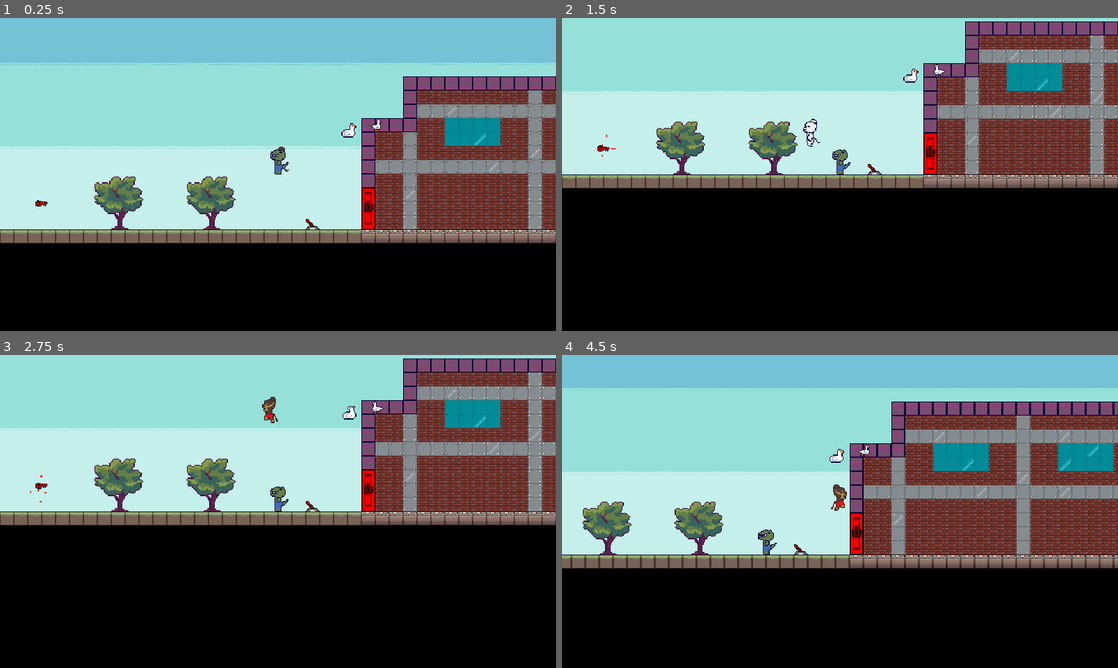
Above: before the commit, frames 1-4 (two rows, left to right).
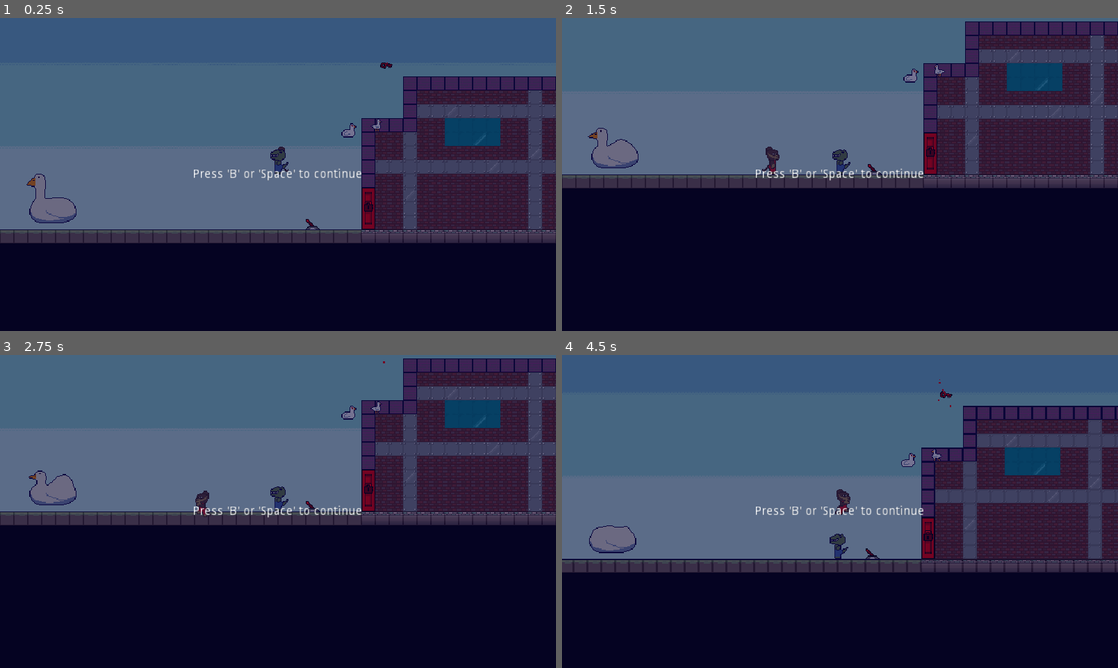
Above: after the commit, the same moments.

Repository: ColeWarden/trex_project
Game: Godot game, scene res://scenes/World.tscn
The game is run twice, just before and just after one commit, with the same random seed, the same clock (stepped at 60 frames per second) and the same inputs.
Inputs:
- Up to frame 1 (0.25 s): no input
- Up to frame 2 (1.5 s): tap B at 0.5, 1.25 s; hold A (a) 0.53-1.28 s; tap D (d) at 0.8, 1.35 s
- Up to frame 3 (2.75 s): tap Space (space) at 1.55 s; tap B at 2 s; hold Space (space) from 2.03 s (still down); tap A (a) at 2.3 s
- Up to frame 4 (4.5 s): tap B at 2.75, 3.5, 4.25 s; release Space (space) at 2.78 s; tap A (a) at 2.85 s; tap D (d) at 3.05 s; hold D (d) 3.53-4.28 s; tap Space (space) at 3.8, 4.35 s

The runs differ from the first frame. In frame 1, 99% of the frame differs, in the area x 0-100%, y 0-100%; in frame 2, 99%; in frame 3, 99%; in frame 4, 100%.

Commit message:
added canvas, fat goose, fixes

Diff:
--- a/scenes/Camera2D.gd
+++ b/scenes/Camera2D.gd
@@ -1,8 +1,46 @@
 extends Camera2D
 
 var players: Array = []
+
+export var decay = 0.8
+export var max_offset = Vector2(100, 75)
+export var max_roll = 0.1
+
+var trauma = 0.0
+var trauma_power = 2
+
 onready var hurtAreas: Array = [$HurtArea, $HurtArea2, $HurtArea3, $HurtArea4]
 
+
+func _process(delta: float) -> void:
+	if Input.is_action_just_pressed("space"):
+		trauma = 0.5
+	if trauma:
+		trauma = max(trauma - decay * delta, 0)
+		shake()
+
+	if players.empty():
+		players = get_group_nodes("player")
+		return
+
+	var to_pos: Vector2 = Vector2.ZERO
+	for player in players:
+		var player_pos: Vector2 = player.global_position
+		if to_pos.x < player_pos.x:
+			to_pos = player_pos
+
+	global_position = to_pos
+
+
+func set_shake_power(power: float)-> void:
+	trauma = power
+
+
+func shake()-> void:
+	var amount = pow(trauma, trauma_power)
+	rotation = max_roll * amount * rand_range(-1, 1)
+	offset.x = max_offset.x * amount * rand_range(-1, 1)
+	offset.y = max_offset.y * amount * rand_range(-1, 1)
 
 
 func _ready() -> void:
@@ -16,17 +54,3 @@
 
 func get_group_nodes(group: String)-> Array:
 	return get_tree().get_nodes_in_group(group)
-
-
-func _process(delta: float) -> void:
-	if players.empty():
-		players = get_group_nodes("player")
-		return
-
-	var to_pos: Vector2 = Vector2.ZERO
-	for player in players:
-		var player_pos: Vector2 = player.global_position
-		if to_pos.x < player_pos.x:
-			to_pos = player_pos
-
-	global_position = to_pos
--- /dev/null
+++ b/scenes/CanvasLayer.tscn
@@ -0,0 +1,94 @@
+[gd_scene load_steps=3 format=2]
+
+[sub_resource type="Animation" id=12]
+length = 0.001
+tracks/0/type = "value"
+tracks/0/path = NodePath("CanvasLayer/Retry:color")
+tracks/0/interp = 1
+tracks/0/loop_wrap = true
+tracks/0/imported = false
+tracks/0/enabled = true
+tracks/0/keys = {
+"times": PoolRealArray( 0 ),
+"transitions": PoolRealArray( 1 ),
+"update": 0,
+"values": [ Color( 0.180392, 0.176471, 0.235294, 0 ) ]
+}
+tracks/1/type = "value"
+tracks/1/path = NodePath("CanvasLayer/Retry/HBoxContainer/Label:percent_visible")
+tracks/1/interp = 1
+tracks/1/loop_wrap = true
+tracks/1/imported = false
+tracks/1/enabled = true
+tracks/1/keys = {
+"times": PoolRealArray( 0 ),
+"transitions": PoolRealArray( 1 ),
+"update": 0,
+"values": [ 0.0 ]
+}
+
+[sub_resource type="Animation" id=11]
+resource_name = "retry"
+length = 5.0
+step = 0.5
+tracks/0/type = "value"
+tracks/0/path = NodePath("CanvasLayer/Retry:color")
+tracks/0/interp = 1
+tracks/0/loop_wrap = true
+tracks/0/imported = false
+tracks/0/enabled = true
+tracks/0/keys = {
+"times": PoolRealArray( 0, 1.5, 2 ),
+"transitions": PoolRealArray( 1, 1, 1 ),
+"update": 0,
+"values": [ Color( 0.180392, 0.176471, 0.235294, 0 ), Color( 0.180392, 0.176471, 0.235294, 0 ), Color( 0.0392157, 0.027451, 0.239216, 0.564706 ) ]
+}
+tracks/1/type = "value"
+tracks/1/path = NodePath("CanvasLayer/Retry/HBoxContainer/Label:percent_visible")
+tracks/1/interp = 1
+tracks/1/loop_wrap = true
+tracks/1/imported = false
+tracks/1/enabled = true
+tracks/1/keys = {
+"times": PoolRealArray( 0, 2, 3 ),
+"transitions": PoolRealArray( 1, 1, 1 ),
+"update": 0,
+"values": [ 0.0, 0.0, 1.0 ]
+}
+
+[node name="CanvasLayer" type="CanvasLayer"]
+
+[node name="AnimationPlayer" type="AnimationPlayer" parent="."]
+pause_mode = 2
+root_node = NodePath("../..")
+anims/RESET = SubResource( 12 )
+anims/retry = SubResource( 11 )
+
+[node name="Retry" type="ColorRect" parent="."]
+anchor_right = 1.0
+anchor_bottom = 1.0
+color = Color( 0.0392157, 0.027451, 0.239216, 0.564706 )
+
+[node name="HBoxContainer" type="HBoxContainer" parent="Retry"]
+anchor_right = 1.0
+anchor_bottom = 1.0
+
+[node name="Control" type="Control" parent="Retry/HBoxContainer"]
+margin_right = 218.0
+margin_bottom = 360.0
+size_flags_horizontal = 3
+
+[node name="Label" type="Label" parent="Retry/HBoxContainer"]
+margin_left = 222.0
+margin_top = 173.0
+margin_right = 417.0
+margin_bottom = 187.0
+text = "Press 'B' or 'Space' to continue"
+align = 1
+valign = 1
+
+[node name="Control2" type="Control" parent="Retry/HBoxContainer"]
+margin_left = 421.0
+margin_right = 640.0
+margin_bottom = 360.0
+size_flags_horizontal = 3
--- a/scenes/World.tscn
+++ b/scenes/World.tscn
@@ -7,13 +7,14 @@
 [ext_resource path="res://resources/tiles/dirt.png" type="Texture" id=5]
 [ext_resource path="res://resources/tiles/grass.png" type="Texture" id=6]
 [ext_resource path="res://scenes/interactables/lever/Lever.tscn" type="PackedScene" id=7]
-[ext_resource path="res://scenes/interactables/Checkpoint.tscn" type="PackedScene" id=8]
+[ext_resource path="res://scenes/enemy/fat_goose/FatGoose.tscn" type="PackedScene" id=8]
 [ext_resource path="res://scenes/CollisionMap.gd" type="Script" id=9]
 [ext_resource path="res://scenes/Camera2D.gd" type="Script" id=10]
 [ext_resource path="res://scenes/areas/HurtArea.tscn" type="PackedScene" id=11]
 [ext_resource path="res://scenes/interactables/key/Key.tscn" type="PackedScene" id=12]
 [ext_resource path="res://scenes/interactables/locked_door/LockedDoor.tscn" type="PackedScene" id=13]
 [ext_resource path="res://resources/tiles/sheet0.png" type="Texture" id=14]
+[ext_resource path="res://scenes/CanvasLayer.tscn" type="PackedScene" id=15]
 [ext_resource path="res://resources/tiles/sky.png" type="Texture" id=16]
 [ext_resource path="res://resources/interactables/door/door1.png" type="Texture" id=18]
 [ext_resource path="res://scenes/enemy/walking_goose/WalkingGoose.tscn" type="PackedScene" id=19]
@@ -176,62 +177,6 @@
 [sub_resource type="RectangleShape2D" id=10]
 extents = Vector2( 323.5, 10 )
 
-[sub_resource type="Animation" id=12]
-length = 0.001
-tracks/0/type = "value"
-tracks/0/path = NodePath("CanvasLayer/Retry:color")
-tracks/0/interp = 1
-tracks/0/loop_wrap = true
-tracks/0/imported = false
-tracks/0/enabled = true
-tracks/0/keys = {
-"times": PoolRealArray( 0 ),
-"transitions": PoolRealArray( 1 ),
-"update": 0,
-"values": [ Color( 0.180392, 0.176471, 0.235294, 0 ) ]
-}
-tracks/1/type = "value"
-tracks/1/path = NodePath("CanvasLayer/Retry/HBoxContainer/Label:percent_visible")
-tracks/1/interp = 1
-tracks/1/loop_wrap = true
-tracks/1/imported = false
-tracks/1/enabled = true
-tracks/1/keys = {
-"times": PoolRealArray( 0 ),
-"transitions": PoolRealArray( 1 ),
-"update": 0,
-"values": [ 0.0 ]
-}
-
-[sub_resource type="Animation" id=11]
-resource_name = "retry"
-length = 5.0
-step = 0.5
-tracks/0/type = "value"
-tracks/0/path = NodePath("CanvasLayer/Retry:color")
-tracks/0/interp = 1
-tracks/0/loop_wrap = true
-tracks/0/imported = false
-tracks/0/enabled = true
-tracks/0/keys = {
-"times": PoolRealArray( 0, 1.5, 2 ),
-"transitions": PoolRealArray( 1, 1, 1 ),
-"update": 0,
-"values": [ Color( 0.180392, 0.176471, 0.235294, 0 ), Color( 0.180392, 0.176471, 0.235294, 0 ), Color( 0.0392157, 0.027451, 0.239216, 0.564706 ) ]
-}
-tracks/1/type = "value"
-tracks/1/path = NodePath("CanvasLayer/Retry/HBoxContainer/Label:percent_visible")
-tracks/1/interp = 1
-tracks/1/loop_wrap = true
-tracks/1/imported = false
-tracks/1/enabled = true
-tracks/1/keys = {
-"times": PoolRealArray( 0, 2, 3 ),
-"transitions": PoolRealArray( 1, 1, 1 ),
-"update": 0,
-"values": [ 0.0, 0.0, 1.0 ]
-}
-
 [node name="World" type="Node2D" groups=["world"]]
 pause_mode = 2
 script = ExtResource( 1 )
@@ -262,7 +207,7 @@
 output_key = "apple"
 
 [node name="Key" parent="YSort" instance=ExtResource( 12 )]
-position = Vector2( 128, 154 )
+position = Vector2( 525, -5 )
 output_key = "apple"
 
 [node name="LockedDoor" parent="YSort" instance=ExtResource( 13 )]
@@ -281,14 +226,11 @@
 [node name="ProjectileGoose" parent="YSort" instance=ExtResource( 20 )]
 position = Vector2( 482, 71 )
 
-[node name="Checkpoint" parent="YSort" instance=ExtResource( 8 )]
-position = Vector2( 217, 176 )
-
-[node name="Checkpoint2" parent="YSort" instance=ExtResource( 8 )]
-position = Vector2( 323, 176 )
-
 [node name="HurtArea" parent="YSort" instance=ExtResource( 11 )]
-position = Vector2( 346, 169 )
+position = Vector2( 26, -52 )
+
+[node name="FatGoose" parent="YSort" instance=ExtResource( 8 )]
+position = Vector2( 140, 169 )
 
 [node name="DontTouch" type="Node2D" parent="."]
 z_index = -1
@@ -347,42 +289,7 @@
 position = Vector2( -1, -333 )
 shape = SubResource( 10 )
 
-[node name="AnimationPlayer" type="AnimationPlayer" parent="."]
-pause_mode = 2
-anims/RESET = SubResource( 12 )
-anims/retry = SubResource( 11 )
-
-[node name="CanvasLayer" type="CanvasLayer" parent="."]
-
-[node name="Retry" type="ColorRect" parent="CanvasLayer"]
-anchor_right = 1.0
-anchor_bottom = 1.0
-color = Color( 0.180392, 0.176471, 0.235294, 0 )
-
-[node name="HBoxContainer" type="HBoxContainer" parent="CanvasLayer/Retry"]
-anchor_right = 1.0
-anchor_bottom = 1.0
-
-[node name="Control" type="Control" parent="CanvasLayer/Retry/HBoxContainer"]
-margin_right = 218.0
-margin_bottom = 360.0
-size_flags_horizontal = 3
-
-[node name="Label" type="Label" parent="CanvasLayer/Retry/HBoxContainer"]
-margin_left = 222.0
-margin_top = 173.0
-margin_right = 417.0
-margin_bottom = 187.0
-text = "Press 'B' or 'Space' to continue"
-align = 1
-valign = 1
-percent_visible = 0.0
-
-[node name="Control2" type="Control" parent="CanvasLayer/Retry/HBoxContainer"]
-margin_left = 421.0
-margin_right = 640.0
-margin_bottom = 360.0
-size_flags_horizontal = 3
+[node name="CanvasLayer" parent="." instance=ExtResource( 15 )]
 
 [editable path="YSort/LockedDoor"]
 [editable path="Camera2D/HurtArea"]
--- /dev/null
+++ b/scenes/areas/DetectionArea.tscn
@@ -0,0 +1,13 @@
+[gd_scene load_steps=3 format=2]
+
+[ext_resource path="res://resources/collision/CollisionShape2D.tscn" type="PackedScene" id=1]
+
+[sub_resource type="CircleShape2D" id=1]
+resource_local_to_scene = true
+
+[node name="DetectionArea" type="Area2D"]
+collision_layer = 8
+collision_mask = 0
+
+[node name="CollisionShape2D" parent="." instance=ExtResource( 1 )]
+shape = SubResource( 1 )
--- /dev/null
+++ b/scenes/areas/DetectorArea.tscn
@@ -0,0 +1,13 @@
+[gd_scene load_steps=3 format=2]
+
+[ext_resource path="res://resources/collision/CollisionShape2D.tscn" type="PackedScene" id=1]
+
+[sub_resource type="CircleShape2D" id=1]
+resource_local_to_scene = true
+
+[node name="DetectionArea" type="Area2D"]
+collision_layer = 0
+collision_mask = 8
+
+[node name="CollisionShape2D" parent="." instance=ExtResource( 1 )]
+shape = SubResource( 1 )
--- /dev/null
+++ b/scenes/enemy/fat_goose/FatGoose.tscn
@@ -0,0 +1,141 @@
+[gd_scene load_steps=14 format=2]
+
+[ext_resource path="res://scenes/areas/HurtArea.tscn" type="PackedScene" id=1]
+[ext_resource path="res://resources/collision/CollisionShape2D.tscn" type="PackedScene" id=2]
+[ext_resource path="res://resources/enemy/fat_goose/fat_goose.png" type="Texture" id=3]
+[ext_resource path="res://scenes/enemy/fat_goose/fat_goose.gd" type="Script" id=4]
+[ext_resource path="res://scenes/areas/DetectorArea.tscn" type="PackedScene" id=5]
+
+[sub_resource type="CircleShape2D" id=1]
+resource_local_to_scene = true
+
+[sub_resource type="CapsuleShape2D" id=2]
+radius = 11.0
+height = 28.0
+
+[sub_resource type="Animation" id=3]
+length = 0.001
+tracks/0/type = "value"
+tracks/0/path = NodePath("Sprite:frame")
+tracks/0/interp = 1
+tracks/0/loop_wrap = true
+tracks/0/imported = false
+tracks/0/enabled = true
+tracks/0/keys = {
+"times": PoolRealArray( 0 ),
+"transitions": PoolRealArray( 1 ),
+"update": 0,
+"values": [ 0 ]
+}
+
+[sub_resource type="Animation" id=4]
+resource_name = "hide"
+length = 6.0
+step = 1.0
+tracks/0/type = "value"
+tracks/0/path = NodePath("Sprite:frame")
+tracks/0/interp = 1
+tracks/0/loop_wrap = true
+tracks/0/imported = false
+tracks/0/enabled = true
+tracks/0/keys = {
+"times": PoolRealArray( 0, 1, 2, 3, 4, 5 ),
+"transitions": PoolRealArray( 1, 1, 1, 1, 1, 1 ),
+"update": 1,
+"values": [ 6, 7, 8, 9, 10, 11 ]
+}
+
+[sub_resource type="Animation" id=5]
+resource_name = "honk"
+length = 6.0
+step = 1.0
+tracks/0/type = "value"
+tracks/0/path = NodePath("Sprite:frame")
+tracks/0/interp = 1
+tracks/0/loop_wrap = true
+tracks/0/imported = false
+tracks/0/enabled = true
+tracks/0/keys = {
+"times": PoolRealArray( 0, 1, 2, 3, 4, 5 ),
+"transitions": PoolRealArray( 1, 1, 1, 1, 1, 1 ),
+"update": 1,
+"values": [ 0, 1, 2, 3, 4, 5 ]
+}
+
+[sub_resource type="Animation" id=6]
+resource_name = "jump_up"
+length = 6.0
+step = 1.0
+tracks/0/type = "value"
+tracks/0/path = NodePath("Sprite:frame")
+tracks/0/interp = 1
+tracks/0/loop_wrap = true
+tracks/0/imported = false
+tracks/0/enabled = true
+tracks/0/keys = {
+"times": PoolRealArray( 0, 1, 2, 3, 4, 5 ),
+"transitions": PoolRealArray( 1, 1, 1, 1, 1, 1 ),
+"update": 1,
+"values": [ 12, 13, 14, 15, 16, 17 ]
+}
+
+[sub_resource type="Animation" id=7]
+resource_name = "show"
+length = 6.0
+loop = true
+step = 1.0
+tracks/0/type = "value"
+tracks/0/path = NodePath("Sprite:frame")
+tracks/0/interp = 1
+tracks/0/loop_wrap = true
+tracks/0/imported = false
+tracks/0/enabled = true
+tracks/0/keys = {
+"times": PoolRealArray( 0, 1, 2, 3, 4, 5 ),
+"transitions": PoolRealArray( 1, 1, 1, 1, 1, 1 ),
+"update": 1,
+"values": [ 11, 10, 9, 8, 7, 6 ]
+}
+
+[sub_resource type="CircleShape2D" id=8]
+resource_local_to_scene = true
+radius = 233.019
+
+[node name="FatGoose" type="KinematicBody2D"]
+script = ExtResource( 4 )
+
+[node name="CollisionShape2D" parent="." instance=ExtResource( 2 )]
+position = Vector2( 0, -10 )
+shape = SubResource( 1 )
+
+[node name="HurtArea" parent="." instance=ExtResource( 1 )]
+position = Vector2( 0, -8 )
+
+[node name="CollisionShape2D" parent="HurtArea" index="0"]
+position = Vector2( 0, -5 )
+rotation = 1.5708
+shape = SubResource( 2 )
+
+[node name="Sprite" type="Sprite" parent="."]
+position = Vector2( 0, -37 )
+texture = ExtResource( 3 )
+hframes = 6
+vframes = 3
+
+[node name="AnimationPlayer" type="AnimationPlayer" parent="."]
+anims/RESET = SubResource( 3 )
+anims/hide = SubResource( 4 )
+anims/honk = SubResource( 5 )
+anims/jump_up = SubResource( 6 )
+anims/show = SubResource( 7 )
+
+[node name="DetectionArea" parent="." instance=ExtResource( 5 )]
+position = Vector2( 0, -13 )
+
+[node name="CollisionShape2D" parent="DetectionArea" index="0"]
+shape = SubResource( 8 )
+
+[connection signal="area_entered" from="DetectionArea" to="." method="_area_entered"]
+
+[editable path="HurtArea"]
+[editable path="DetectionArea"]
--- /dev/null
+++ b/scenes/enemy/fat_goose/fat_goose.gd
@@ -0,0 +1,33 @@
+extends KinematicBody2D
+
+enum STATE {
+	IDLE,
+	HONK,
+	HIDE,
+	JUMP,
+	SHOW,
+}
+
+const ANIMATION_STATES: Array = ["honk", "hide", "jump", "slam"]
+var state: int = STATE.IDLE
+var first_player: Player = null
+
+onready var animationPlayer: AnimationPlayer = $AnimationPlayer
+
+
+func _area_entered(area: Area2D) -> void:
+	first_player = area.get_parent()
+
+
+func _process(delta: float) -> void:
+	if state == STATE.IDLE:
+		honk()
+
+
+func honk():
+	state = STATE.HONK
+	set_animation(state)
+
+
+func set_animation(_state: int)-> void:
+	animationPlayer.play(ANIMATION_STATES[_state])
--- a/scenes/player/Player.tscn
+++ b/scenes/player/Player.tscn
@@ -1,9 +1,10 @@
-[gd_scene load_steps=13 format=2]
+[gd_scene load_steps=15 format=2]
 
 [ext_resource path="res://resources/player/rexy.png" type="Texture" id=1]
 [ext_resource path="res://scenes/player/player.gd" type="Script" id=2]
 [ext_resource path="res://scenes/areas/HitArea.tscn" type="PackedScene" id=3]
 [ext_resource path="res://scenes/areas/InteractArea.tscn" type="PackedScene" id=4]
+[ext_resource path="res://scenes/areas/DetectionArea.tscn" type="PackedScene" id=5]
 
 [sub_resource type="CircleShape2D" id=6]
 radius = 6.0
@@ -57,6 +58,7 @@
 [sub_resource type="Animation" id=9]
 resource_name = "ghost"
 length = 2.0
+loop = true
 step = 1.0
 tracks/0/type = "value"
 tracks/0/path = NodePath("Sprite:frame")
@@ -123,6 +125,9 @@
 resource_local_to_scene = true
 radius = 10.0499
 
+[sub_resource type="CircleShape2D" id=10]
+resource_local_to_scene = true
+
 [node name="Player" type="KinematicBody2D" groups=["player"]]
 collision_layer = 0
 script = ExtResource( 2 )
@@ -156,6 +161,12 @@
 [node name="CollisionShape2D" parent="InteractArea" index="0"]
 shape = SubResource( 7 )
 
+[node name="DetectionArea" parent="." instance=ExtResource( 5 )]
+
+[node name="CollisionShape2D" parent="DetectionArea" index="0"]
+shape = SubResource( 10 )
+
 [connection signal="area_entered" from="HitArea" to="." method="_area_entered"]
 
 [editable path="InteractArea"]
+[editable path="DetectionArea"]
Binary file added: resources/enemy/fat_goose/fat_goose.png
Not shown, added: resources/enemy/fat_goose/fat_goose.png.import
Binary file added: resources/enviroment/cage.png
Not shown, added: resources/enviroment/cage.png.import
Not shown: 1 places in scenes/World.tscn that only renumber resources
Binary file added: scenes/interactables/dr_b/dr_b.png
Not shown, added: scenes/interactables/dr_b/dr_b.png.import
